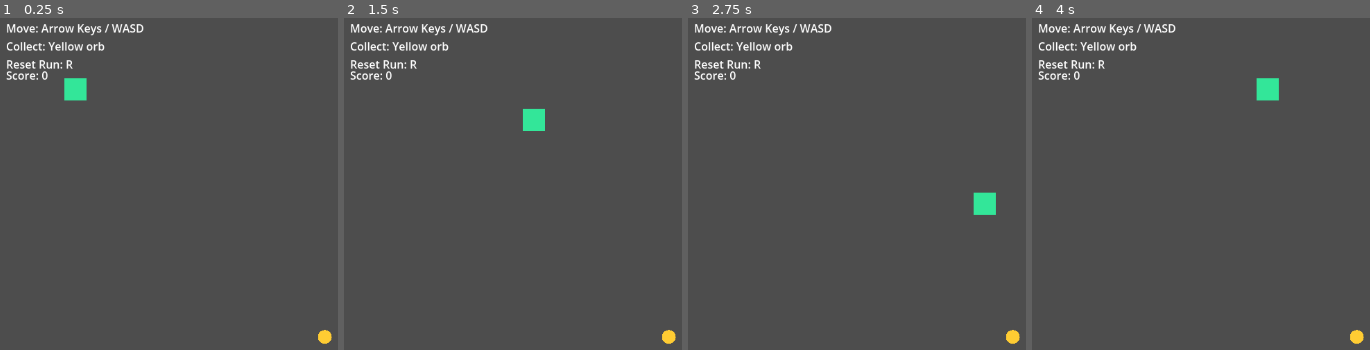
Above: before the commit, frames 1-4 (left to right).
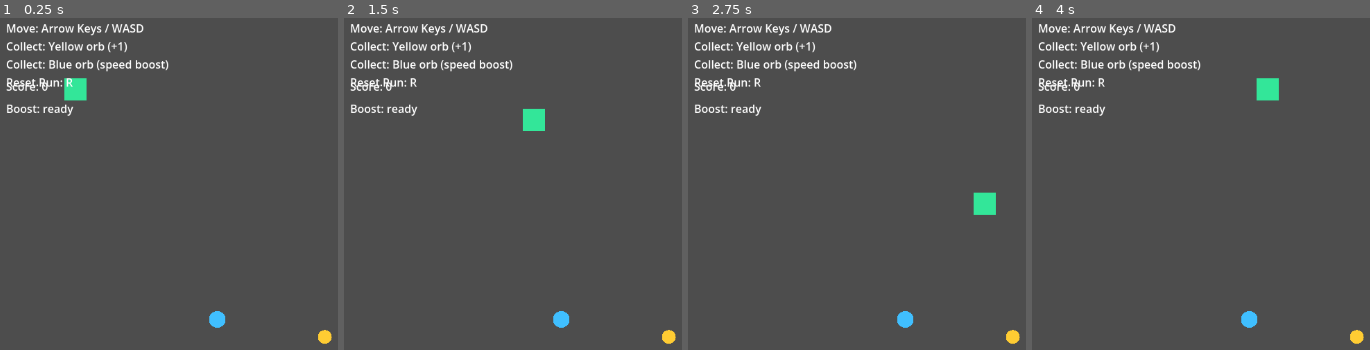
Above: after the commit, the same moments.

Repository: AyanamiKaine/GameExample
Game: Godot game, scene res://scenes/main.tscn
Same seed, same stepped clock (60 frames per second), same inputs: the game is played once before the commit and once after it.
Inputs:
- Up to frame 1 (0.25 s): no input
- Up to frame 2 (1.5 s): tap Enter at 0.5 s; hold Right (ui_right) 0.53-1.28 s; hold Down (ui_down) from 1.28 s (still down)
- Up to frame 3 (2.75 s): release Down (ui_down) at 2.03 s; hold Right (ui_right) from 2.03 s (still down)
- Up to frame 4 (4 s): release Right (ui_right) at 2.78 s; hold Up (ui_up) 2.78-3.53 s; hold Left (ui_left) from 3.53 s (still down)

The runs differ from the first frame. In frame 1, 1.8% of the frame differs, in the area x 1-67%, y 7-94%; in frame 2, 1.8%; in frame 3, 1.8%; in frame 4, 1.8%.

Commit message:
feat: add temporary speed boost orb
Introduce a second collectible that grants a short movement speed boost,
adds boost HUD feedback, and updates instructions in the main scene.
This builds on the existing score loop without changing controls.

Diff:
--- a/scenes/main.tscn
+++ b/scenes/main.tscn
@@ -9,12 +9,19 @@
 offset_left = 16.0
 offset_top = 16.0
 offset_right = 330.0
-offset_bottom = 72.0
-text = "Move: Arrow Keys / WASD\nCollect: Yellow orb\nReset Run: R"
+offset_bottom = 88.0
+text = "Move: Arrow Keys / WASD\nCollect: Yellow orb (+1)\nCollect: Blue orb (speed boost)\nReset Run: R"
 
 [node name="ScoreLabel" type="Label" parent="."]
 offset_left = 16.0
-offset_top = 84.0
+offset_top = 100.0
 offset_right = 180.0
-offset_bottom = 112.0
+offset_bottom = 128.0
 text = "Score: 0"
+
+[node name="BoostLabel" type="Label" parent="."]
+offset_left = 16.0
+offset_top = 132.0
+offset_right = 220.0
+offset_bottom = 160.0
+text = "Boost: ready"
--- a/scripts/main.gd
+++ b/scripts/main.gd
@@ -4,16 +4,24 @@
 
 const PLAYER_SIZE := Vector2(32.0, 32.0)
 const PLAYER_COLOR := Color(0.2, 0.9, 0.6)
+const BOOSTED_PLAYER_COLOR := Color(0.4, 1.0, 0.9)
 const COLLECTIBLE_RADIUS := 10.0
 const COLLECTIBLE_COLOR := Color(1.0, 0.8, 0.2)
+const BOOST_RADIUS := 12.0
+const BOOST_COLOR := Color(0.25, 0.75, 1.0)
+const BOOST_DURATION := 3.0
+const BOOST_MULTIPLIER := 1.8
 
 var start_position := Vector2(100.0, 100.0)
 var player_position := Vector2(100.0, 100.0)
 var collectible_position := Vector2.ZERO
+var boost_position := Vector2.ZERO
 var score := 0
+var boost_time_left := 0.0
 var rng := RandomNumberGenerator.new()
 
 @onready var score_label: Label = $ScoreLabel
+@onready var boost_label: Label = $BoostLabel
 
 func _ready() -> void:
 	rng.randomize()
@@ -21,9 +29,16 @@
 	queue_redraw()
 
 func _process(delta: float) -> void:
+	if boost_time_left > 0.0:
+		boost_time_left = max(0.0, boost_time_left - delta)
+
+	var current_speed := speed
+	if boost_time_left > 0.0:
+		current_speed *= BOOST_MULTIPLIER
+
 	var direction := Input.get_vector("ui_left", "ui_right", "ui_up", "ui_down")
 	if direction != Vector2.ZERO:
-		player_position += direction * speed * delta
+		player_position += direction * current_speed * delta
 
 	if Input.is_action_just_pressed("reset_player"):
 		_reset_run()
@@ -37,27 +52,42 @@
 		_update_score_label()
 		_spawn_collectible()
 
+	if _is_boost_collected():
+		boost_time_left = BOOST_DURATION
+		_spawn_boost()
+
+	_update_boost_label()
 	queue_redraw()
 
 func _draw() -> void:
-	draw_rect(Rect2(player_position, PLAYER_SIZE), PLAYER_COLOR)
+	var player_color := PLAYER_COLOR
+	if boost_time_left > 0.0:
+		player_color = BOOSTED_PLAYER_COLOR
+	draw_rect(Rect2(player_position, PLAYER_SIZE), player_color)
 	draw_circle(collectible_position, COLLECTIBLE_RADIUS, COLLECTIBLE_COLOR)
+	draw_circle(boost_position, BOOST_RADIUS, BOOST_COLOR)
 
 func _reset_run() -> void:
 	player_position = start_position
 	score = 0
+	boost_time_left = 0.0
 	_update_score_label()
 	_spawn_collectible()
+	_spawn_boost()
+	_update_boost_label()
 
 func _is_collectible_overlapping_player(candidate_pos: Vector2) -> bool:
-	return _collectible_clearance(candidate_pos) <= 0.0
+	return _circle_clearance_from_player(candidate_pos, COLLECTIBLE_RADIUS) <= 0.0
 
-func _collectible_clearance(candidate_pos: Vector2) -> float:
+func _circle_clearance_from_player(candidate_pos: Vector2, circle_radius: float) -> float:
 	var player_rect := Rect2(player_position, PLAYER_SIZE)
 	var closest_x: float = clamp(candidate_pos.x, player_rect.position.x, player_rect.end.x)
 	var closest_y: float = clamp(candidate_pos.y, player_rect.position.y, player_rect.end.y)
 	var closest_point := Vector2(closest_x, closest_y)
-	return closest_point.distance_to(candidate_pos) - COLLECTIBLE_RADIUS
+	return closest_point.distance_to(candidate_pos) - circle_radius
+
+func _collectible_clearance(candidate_pos: Vector2) -> float:
+	return _circle_clearance_from_player(candidate_pos, COLLECTIBLE_RADIUS)
 
 func _spawn_collectible() -> void:
 	var viewport_size := get_viewport_rect().size
@@ -103,5 +133,36 @@
 func _is_collectible_collected() -> bool:
 	return _is_collectible_overlapping_player(collectible_position)
 
+func _is_boost_collected() -> bool:
+	return _circle_clearance_from_player(boost_position, BOOST_RADIUS) <= 0.0
+
+func _spawn_boost() -> void:
+	var viewport_size := get_viewport_rect().size
+	var min_x: float = BOOST_RADIUS
+	var min_y: float = BOOST_RADIUS
+	var max_x: float = max(BOOST_RADIUS, viewport_size.x - BOOST_RADIUS)
+	var max_y: float = max(BOOST_RADIUS, viewport_size.y - BOOST_RADIUS)
+	var candidate := Vector2.ZERO
+	var min_distance_from_collectible: float = BOOST_RADIUS + COLLECTIBLE_RADIUS + 24.0
+	var max_attempts := 20
+	for i in range(max_attempts):
+		candidate = Vector2(
+			rng.randf_range(min_x, max_x),
+			rng.randf_range(min_y, max_y)
+		)
+		if _circle_clearance_from_player(candidate, BOOST_RADIUS) <= 0.0:
+			continue
+		if candidate.distance_to(collectible_position) < min_distance_from_collectible:
+			continue
+		boost_position = candidate
+		return
+	boost_position = candidate
+
 func _update_score_label() -> void:
 	score_label.text = "Score: %d" % score
+
+func _update_boost_label() -> void:
+	if boost_time_left > 0.0:
+		boost_label.text = "Boost: %.1fs" % boost_time_left
+	else:
+		boost_label.text = "Boost: ready"
